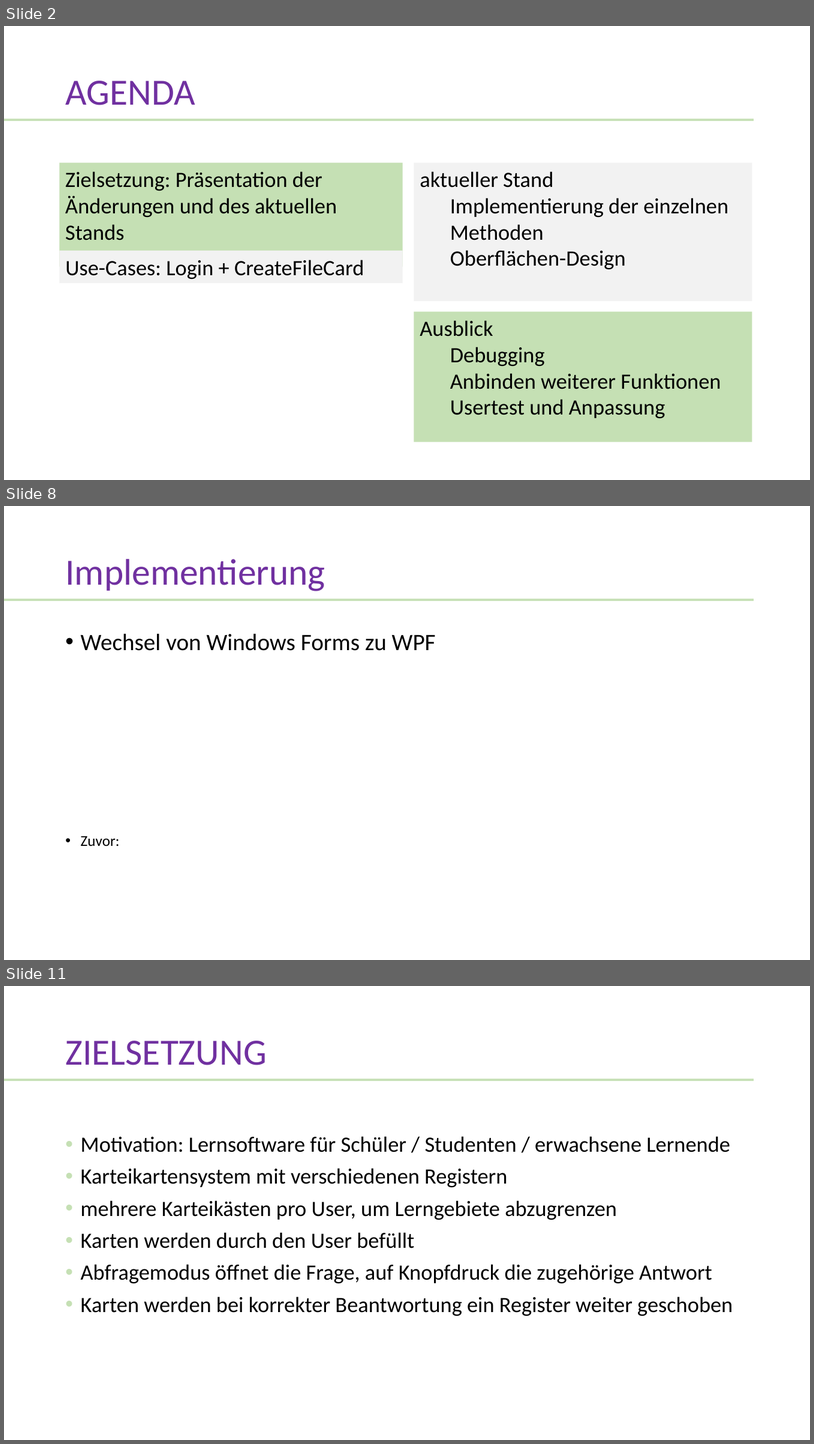
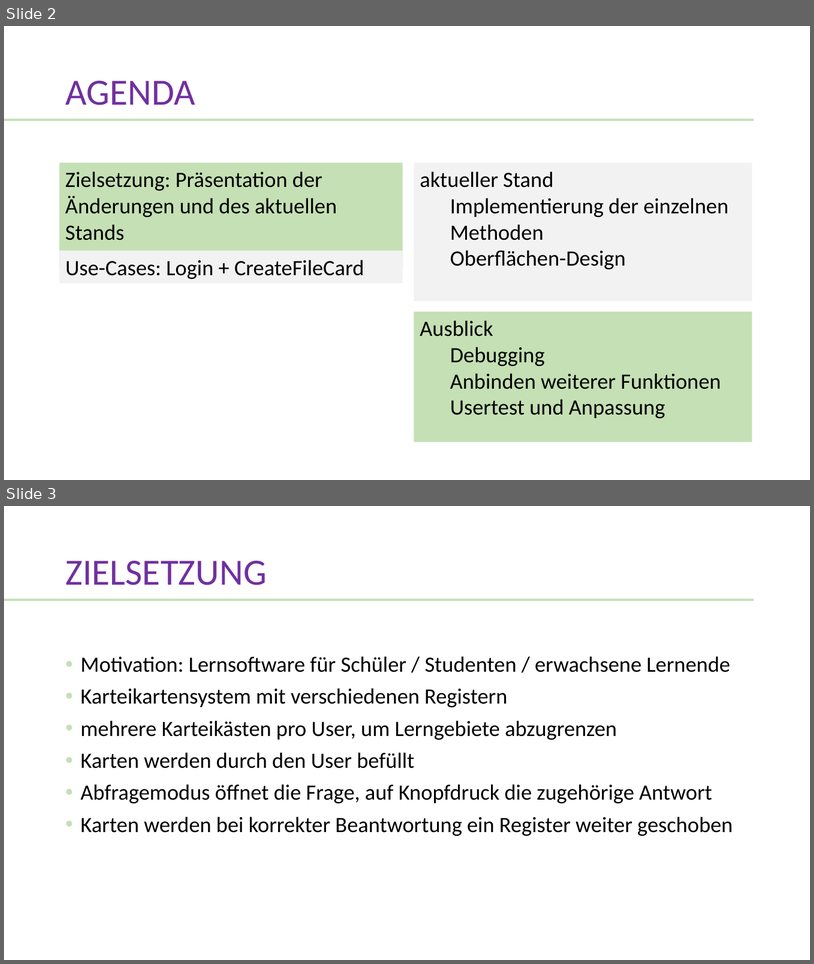
Before and after one commit to WI18C/Lernsoftware, a slide deck: Abschlusspräsentation.pptx. Shown one above the other, each under a label of ours: slides 2, 8 and 11 before the commit, slides 2 and 3 after it; the slides between them are not shown. The pictures are 814x1444 and 814x964 pixels, drawn with LibreOffice and Linux fonts; fonts in the diff are those of the drawing. Boxes give left, top, right and bottom in pixels: in the first picture for what was removed or moved away, otherwise in the second. Text is boxed around its words. In the diff, an @@ line names an element or a change of style, - is before the commit and + after.

```diff
--- a/Abschlusspräsentation.pptx
+++ b/Abschlusspräsentation.pptx
@@ slide 8 removed at (x1=4, y1=506, x2=810, y2=960), background #FFFFFF; not listed: 1 template element that a slide beside it also shows @@
@@ title removed at (x1=65, y1=559, x2=325, y2=591) @@
-Implementierung
@@ text removed at (x1=81, y1=633, x2=436, y2=846) @@
-• Wechsel von Windows Forms zu WPF
-• Zuvor:
@@ what was slide 11 is now slide 3 @@
```
Also in this commit, not shown: 3 slides changed, 3 slides added, 5 other slides removed.
